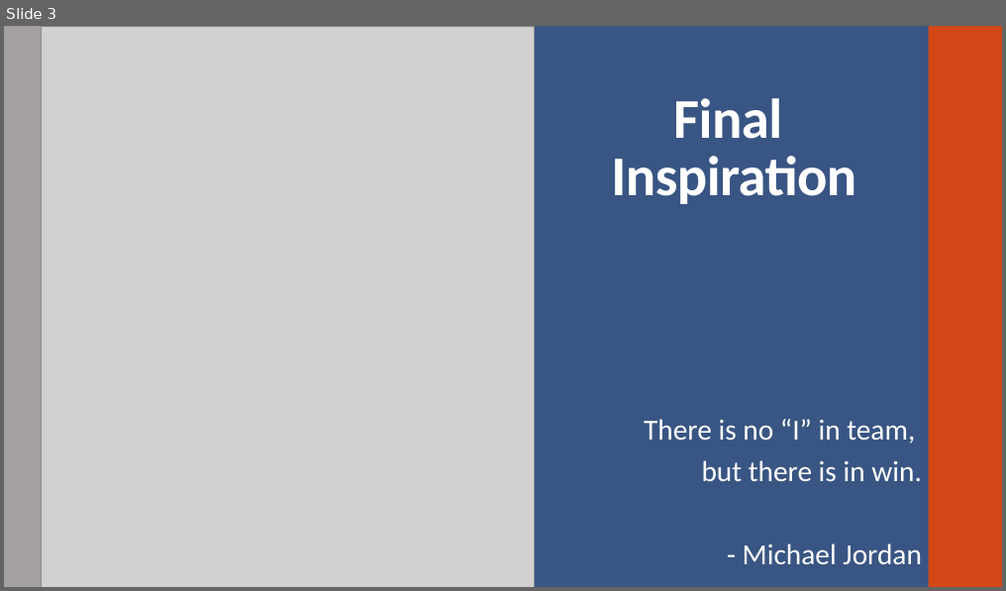
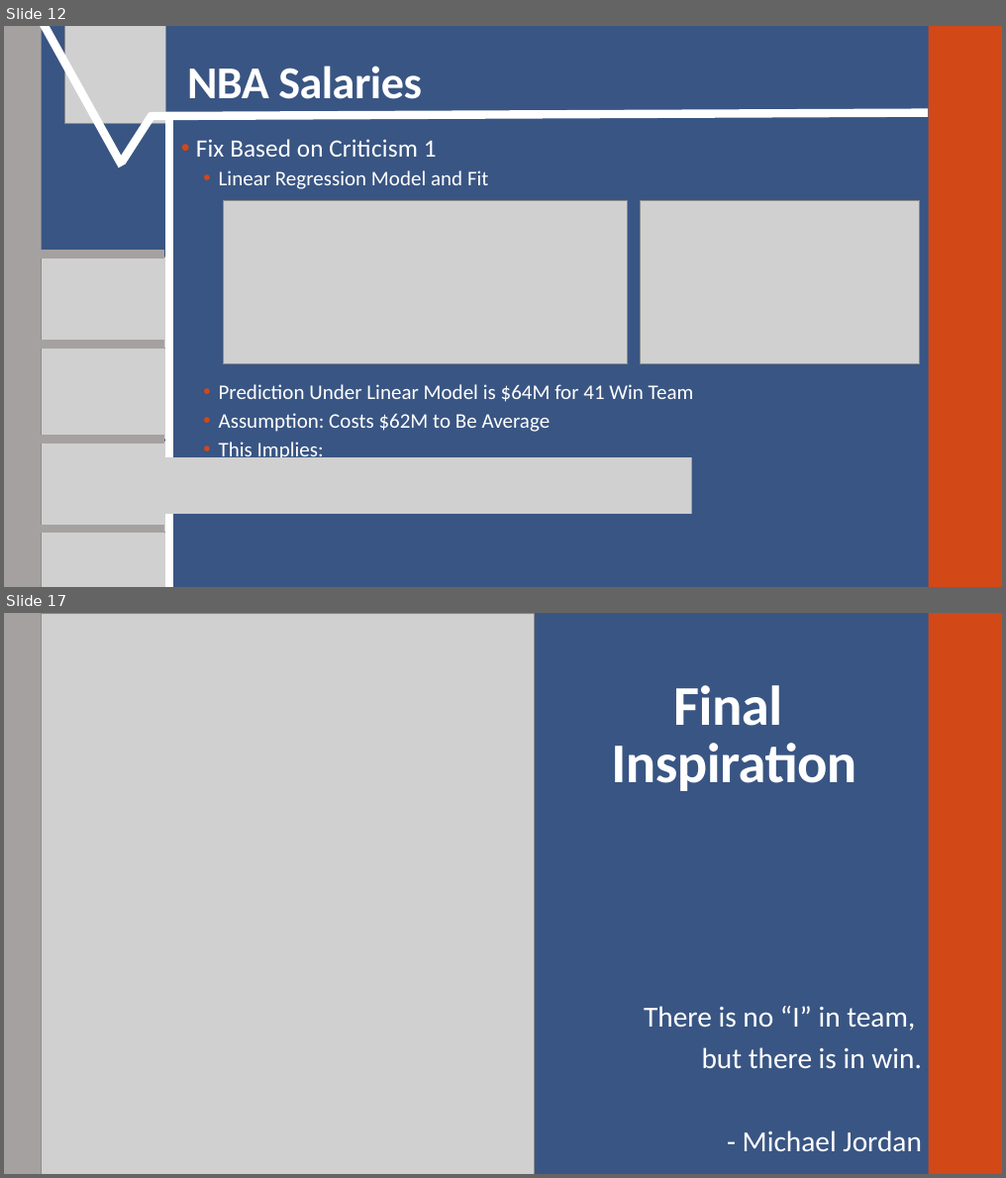
Before and after one commit to SuperMarioGiacomazzo/STOR390_WEBSITE, a slide deck: Slides/Basketball 4/Basketball_4_Lecture.pptx. Shown one above the other, each under a label of ours: slide 3 before the commit, slides 12 and 17 after it; the slides between them are not shown. The pictures are 1006x591 and 1006x1178 pixels, drawn with LibreOffice and Linux fonts; fonts in the diff are those of the drawing; grey boxes stand for pictures. Boxes give left, top, right and bottom in pixels: in the first picture for what was removed or moved away, otherwise in the second. Text is boxed around its words. In the diff, an @@ line names an element or a change of style, - is before the commit and + after.

```diff
--- a/Slides/Basketball 4/Basketball_4_Lecture.pptx
+++ b/Slides/Basketball 4/Basketball_4_Lecture.pptx
@@ slide 12 added at (4, 26, 1002, 587), background #395583; not listed: 2 template elements that a slide beside it also shows @@
@@ line added from (40, 26) to (122, 166), #FFFFFF 8 pt @@
@@ picture added at (64, 26, 165, 123) @@
@@ title added at (187, 66, 422, 99), 44 pt, text #FFFFFF, bold @@
+NBA Salaries
@@ line added from (150, 116) to (928, 113), #FFFFFF 8 pt @@
@@ line added from (122, 162) to (152, 115), #FFFFFF 8 pt @@
@@ line added from (169, 587) to (169, 115), #FFFFFF 8 pt @@
@@ text added at (196, 139, 694, 463), 20 pt, text #FFFFFF @@
+• Fix Based on Criticism 1
+  • Linear Regression Model and Fit
+  • Prediction Under Linear Model is $64M for 41 Win Team
+  • Assumption: Costs $62M to Be Average
+  • This Implies:
@@ picture added at (224, 201, 629, 365) @@
@@ picture added at (640, 200, 920, 365) @@
@@ line added from (35, 255) to (165, 255), #A6A1A1 8 pt @@
@@ picture added at (41, 257, 171, 348) @@
@@ line added from (34, 344) to (164, 344), #A6A1A1 8 pt @@
@@ picture added at (42, 348, 172, 439) @@
@@ line added from (35, 439) to (165, 439), #A6A6A6 8 pt @@
@@ line added from (35, 439) to (165, 439), #A6A1A1 8 pt @@
@@ picture added at (41, 442, 171, 533) @@
@@ picture added at (90, 458, 692, 514) @@
@@ line added from (34, 529) to (164, 529), #A6A1A1 8 pt @@
@@ picture added at (42, 533, 172, 587) @@
@@ what was slide 3 is now slide 17 @@
```
Also in this commit, not shown: 1 slide changed, 13 other slides added, 12 other files.
